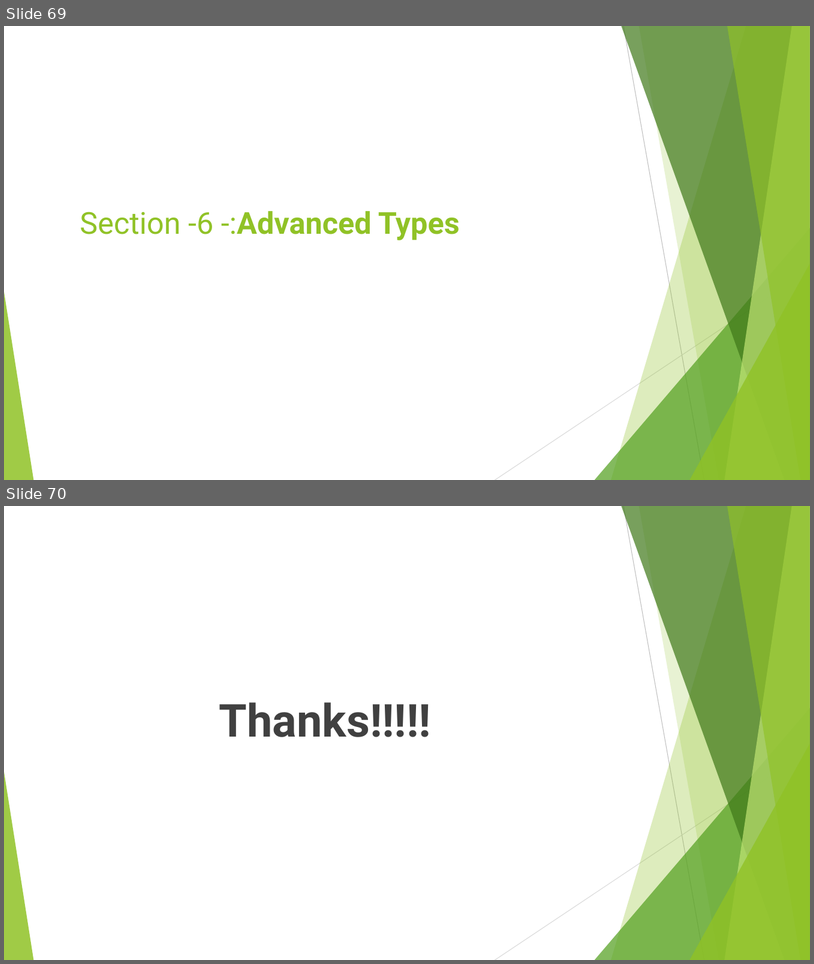
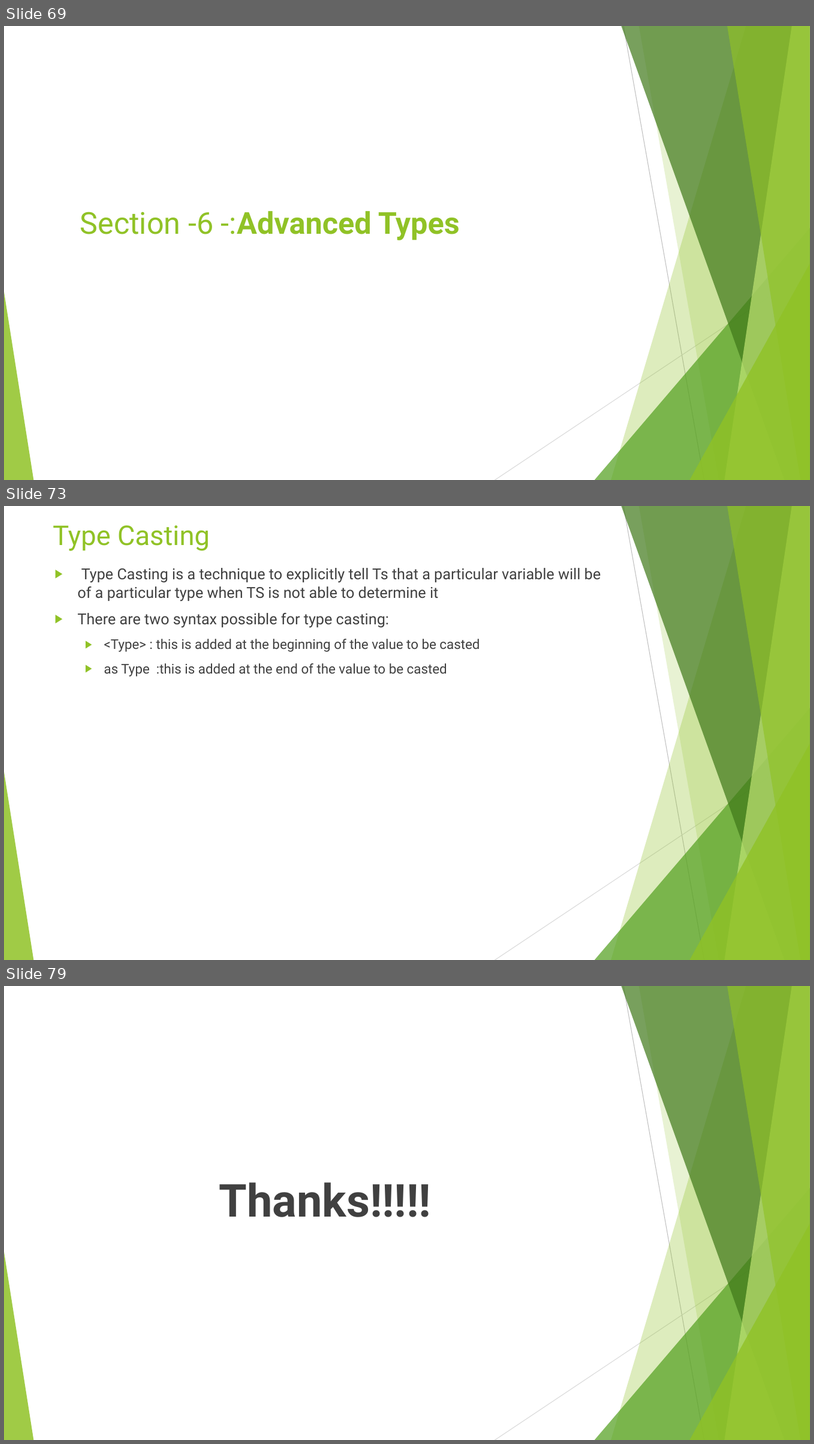
Before and after one commit to rudhrainfogain/TypeScript, a slide deck: PPT/TypeScriptv6.pptx. Shown one above the other, each under a label of ours: slides 69 and 70 before the commit, slides 69, 73 and 79 after it; the slides between them are not shown. The pictures are 814x964 and 814x1444 pixels, drawn with LibreOffice and Linux fonts; fonts in the diff are those of the drawing. Boxes give left, top, right and bottom in pixels: in the first picture for what was removed or moved away, otherwise in the second. Text is boxed around its words. In the diff, an @@ line names an element or a change of style, - is before the commit and + after.

```diff
--- a/PPT/TypeScriptv6.pptx
+++ b/PPT/TypeScriptv6.pptx
@@ slide 73 added at box(4, 506, 810, 960), background #FFFFFF; not listed: 10 template elements that a slide beside it also shows @@
@@ title added at box(53, 525, 210, 551), 32.4 pt, text #90C226 @@
+Type Casting
@@ text added at box(78, 568, 601, 676), 18 pt, text #404040 @@
+▶ Type Casting is a technique to explicitly tell Ts that a particular variable will be of a particular type when TS is not able to determine it
+▶ There are two syntax possible for type casting:
+  ▶ <Type> : this is added at the beginning of the value to be casted
+  ▶ as Type :this is added at the end of the value to be casted
@@ what was slide 70 is now slide 79 @@
```
Also in this commit, not shown: 8 other slides added, 3 other files.
